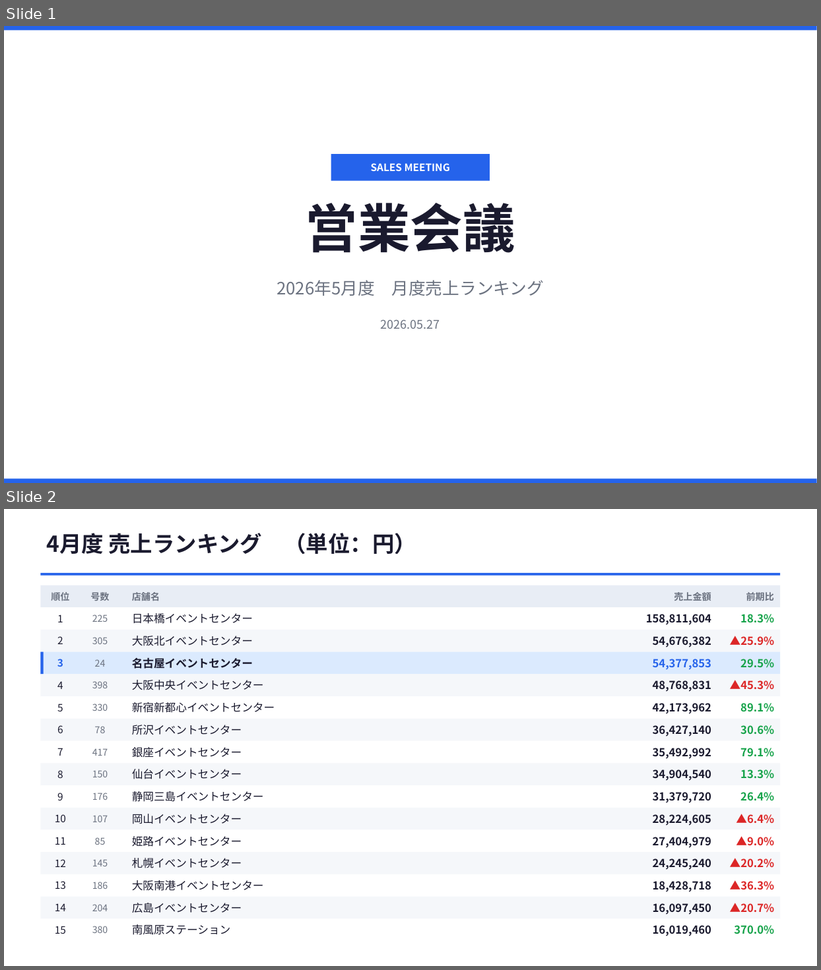
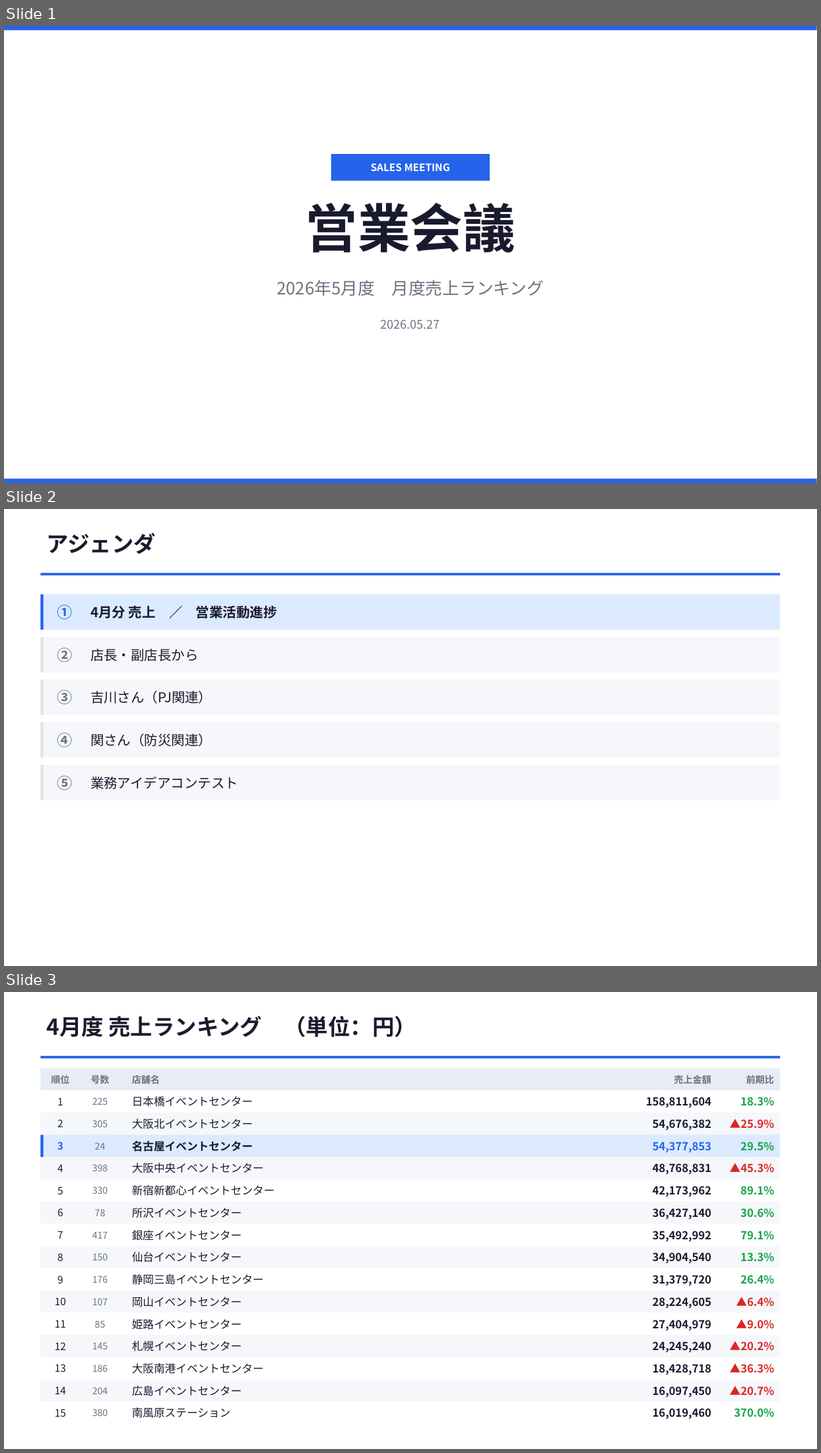
Before and after one commit to horihorihorihorichiz/-, a slide deck: slides/exports/sales-meeting.pptx. Shown one above the other, each under a label of ours: slides 1 and 2 before the commit, slides 1, 2 and 3 after it. The pictures are 821x970 and 821x1453 pixels, drawn with LibreOffice and Linux fonts; fonts in the diff are those of the drawing. Boxes give left, top, right and bottom in pixels: in the first picture for what was removed or moved away, otherwise in the second. Text is boxed around its words. In the diff, an @@ line names an element or a change of style, - is before the commit and + after.

```diff
--- a/slides/exports/sales-meeting.pptx
+++ b/slides/exports/sales-meeting.pptx
@@ slide 2 added at (x1=4, y1=509, x2=817, y2=966), background #FFFFFF @@
@@ text added at (x1=46, y1=533, x2=156, y2=554), 26 pt, text #1A1A2E, bold @@
+アジェンダ
@@ rectangle added at (x1=40, y1=573, x2=781, y2=576), fill #2563EB @@
@@ rectangle added at (x1=40, y1=594, x2=781, y2=630), fill #DBEAFE @@
@@ rectangle added at (x1=40, y1=594, x2=43, y2=630), fill #2563EB @@
@@ text added at (x1=57, y1=605, x2=72, y2=619), 18 pt, text #2563EB, bold @@
+①
@@ text added at (x1=90, y1=605, x2=277, y2=619), 16 pt, text #1A1A2E, bold @@
+4月分 売上 ／ 営業活動進捗
@@ rectangle added at (x1=40, y1=637, x2=781, y2=673), fill #F5F7FA @@
@@ rectangle added at (x1=40, y1=637, x2=43, y2=673), fill #E0E4EA @@
@@ text added at (x1=57, y1=648, x2=72, y2=662), 18 pt, text #6B7280, bold @@
+②
@@ text added at (x1=90, y1=649, x2=199, y2=661), 16 pt, text #1A1A2E @@
+店長・副店長から
@@ rectangle added at (x1=40, y1=680, x2=781, y2=715), fill #F5F7FA @@
@@ rectangle added at (x1=40, y1=680, x2=43, y2=715), fill #E0E4EA @@
@@ text added at (x1=57, y1=690, x2=72, y2=704), 18 pt, text #6B7280, bold @@
+③
@@ text added at (x1=90, y1=691, x2=212, y2=704), 16 pt, text #1A1A2E @@
+吉川さん（PJ関連）
@@ rectangle added at (x1=40, y1=722, x2=781, y2=758), fill #F5F7FA @@
@@ rectangle added at (x1=40, y1=722, x2=43, y2=758), fill #E0E4EA @@
@@ text added at (x1=57, y1=733, x2=72, y2=747), 18 pt, text #6B7280, bold @@
+④
@@ text added at (x1=90, y1=733, x2=212, y2=747), 16 pt, text #1A1A2E @@
+関さん（防災関連）
@@ rectangle added at (x1=40, y1=765, x2=781, y2=801), fill #F5F7FA @@
@@ rectangle added at (x1=40, y1=765, x2=43, y2=801), fill #E0E4EA @@
@@ text added at (x1=57, y1=776, x2=72, y2=790), 18 pt, text #6B7280, bold @@
+⑤
@@ text added at (x1=90, y1=776, x2=238, y2=789), 16 pt, text #1A1A2E @@
+業務アイデアコンテスト
@@ what was slide 2 is now slide 3 @@
```
Also in this commit, not shown: 5 other slides added, 2 other files.
